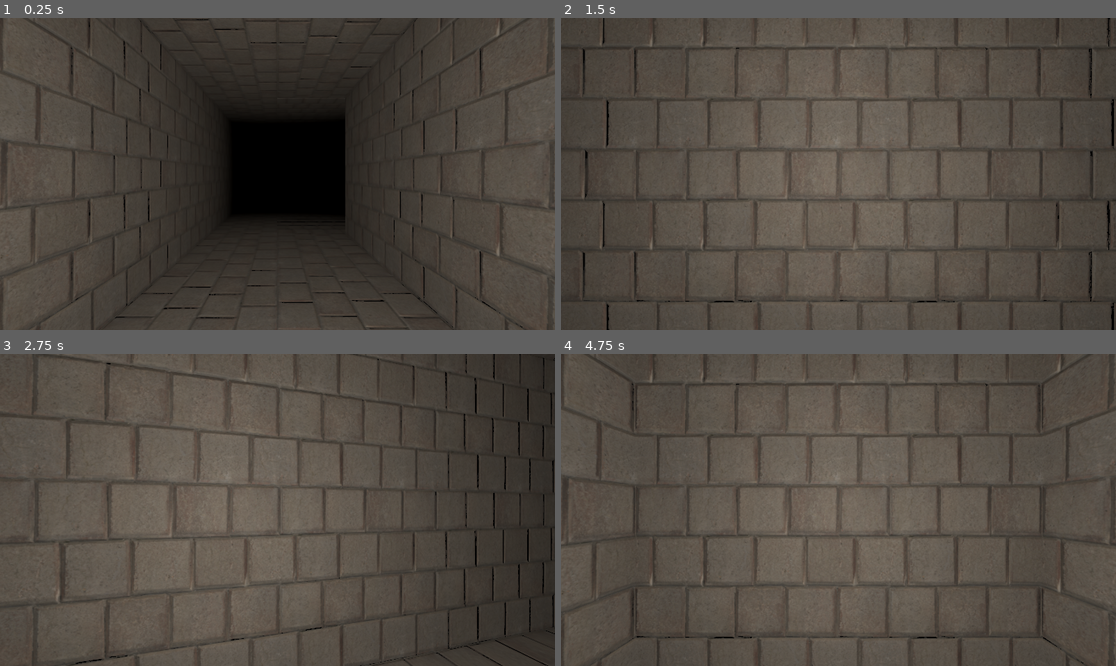
Above: before the commit, frames 1-4 (two rows, left to right).
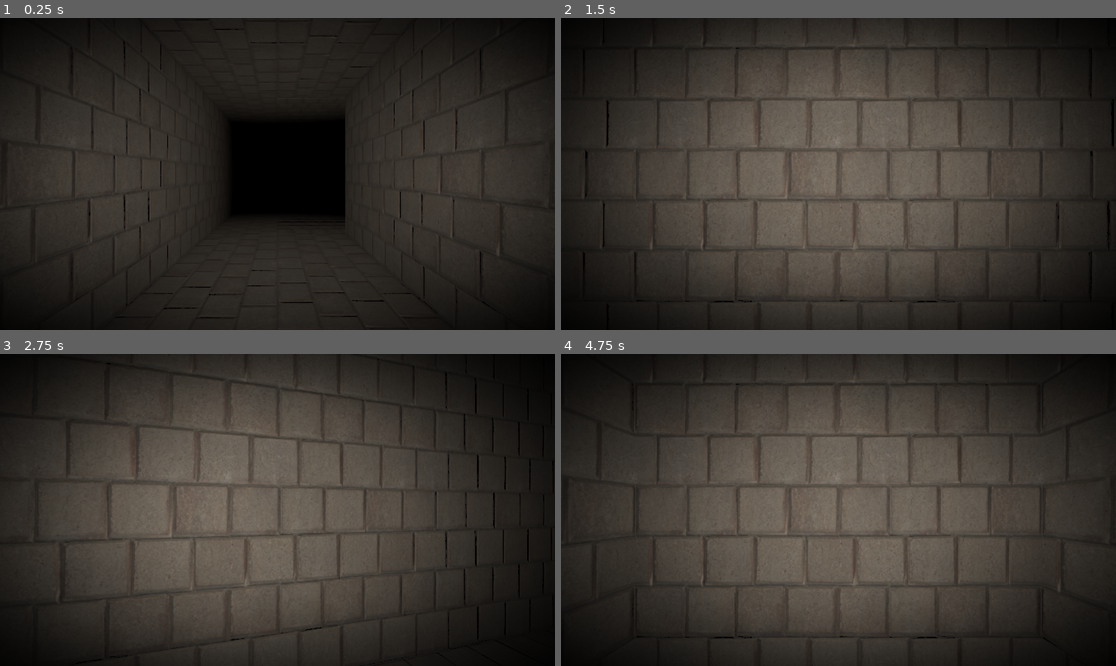
Above: after the commit, the same moments.

Repository: painttist/2023-04-04-Dungeon-Crawler-Jam
Game: Godot game, scene res://scenes/main.tscn
Two runs of this game, one before a commit and one after it. Both use one fixed random seed, a clock stepped at 60 frames per second and the inputs below.
Inputs:
- Up to frame 1 (0.25 s): no input
- Up to frame 2 (1.5 s): tap Enter at 0.5 s; hold E (turn-right) 0.53-1.28 s; hold S (backward) from 1.28 s (still down)
- Up to frame 3 (2.75 s): tap Space at 2 s; release S (backward) at 2.03 s; hold E (turn-right) from 2.03 s (still down)
- Up to frame 4 (4.75 s): release E (turn-right) at 2.78 s; hold W (forward) 2.78-3.53 s; hold Q (turn-left) from 3.53 s (still down)

The runs differ from the first frame. In frame 1, 45% of the frame differs, in the area x 0-100%, y 0-100%; in frame 2, 52%; in frame 3, 48%; in frame 4, 53%.

Commit message:
VFX: Vignette shader

Diff:
--- a/scenes/main.tscn
+++ b/scenes/main.tscn
@@ -1,7 +1,14 @@
-[gd_scene load_steps=3 format=3 uid="uid://ctlxnl2xtxx1m"]
+[gd_scene load_steps=5 format=3 uid="uid://bh7phi4bayhm7"]
 
 [ext_resource type="PackedScene" uid="uid://bn16mxog0h06t" path="res://scenes/level.tscn" id="1_wxf7x"]
 [ext_resource type="PackedScene" uid="uid://ewui18jjcr1r" path="res://scenes/player.tscn" id="2_h8jw0"]
+[ext_resource type="Shader" path="res://shader/vignette.gdshader" id="3_xho3t"]
+
+[sub_resource type="ShaderMaterial" id="ShaderMaterial_0gqbr"]
+shader = ExtResource("3_xho3t")
+shader_parameter/color = Color(0, 0, 0, 1)
+shader_parameter/multiplier = 0.164
+shader_parameter/softness = 0.799
 
 [node name="Node3D" type="Node3D"]
 
@@ -14,3 +21,13 @@
 
 [node name="player" parent="." instance=ExtResource("2_h8jw0")]
 transform = Transform3D(1, 0, 0, 0, 1, 0, 0, 0, 1, 0, 0.87699, 0)
+
+[node name="CanvasLayer" type="CanvasLayer" parent="."]
+
+[node name="ColorRect" type="ColorRect" parent="CanvasLayer"]
+material = SubResource("ShaderMaterial_0gqbr")
+anchors_preset = 15
+anchor_right = 1.0
+anchor_bottom = 1.0
+grow_horizontal = 2
+grow_vertical = 2
--- /dev/null
+++ b/shader/vignette.gdshader
@@ -0,0 +1,10 @@
+shader_type canvas_item;
+
+uniform vec4 color: source_color;
+uniform float multiplier = 0.25;
+uniform float softness = 1.0;
+
+void fragment() {
+	float value = distance(UV, vec2(0.5));
+	COLOR = vec4(color.rgb, smoothstep(multiplier, softness, value));
+}
